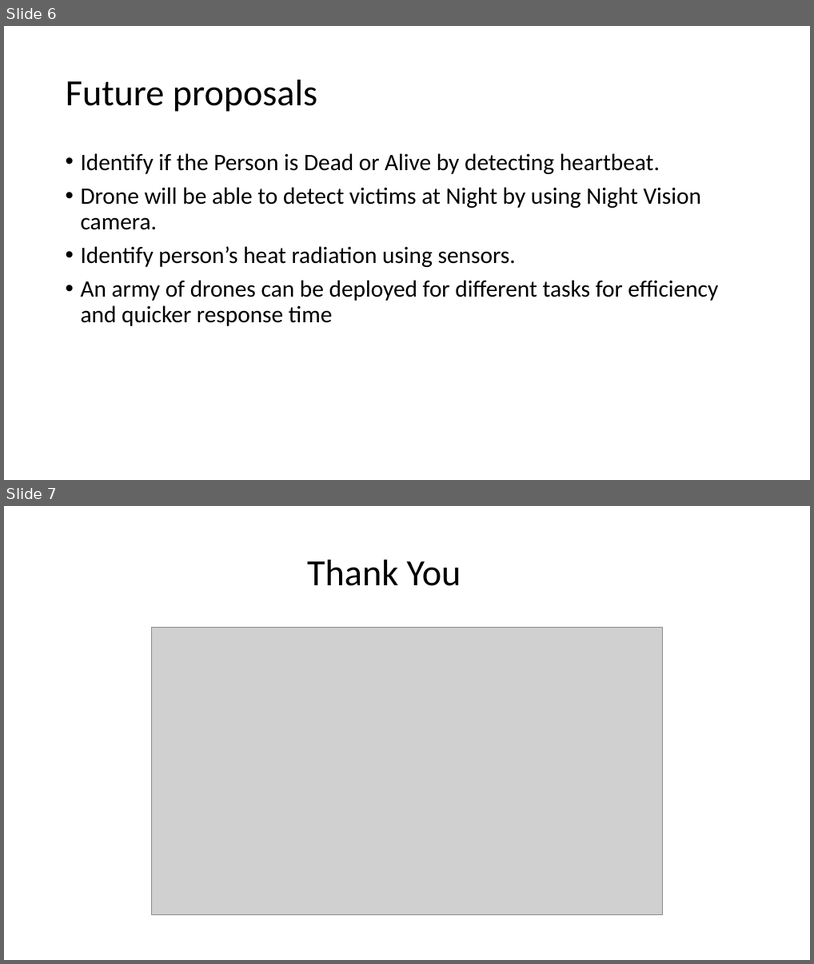
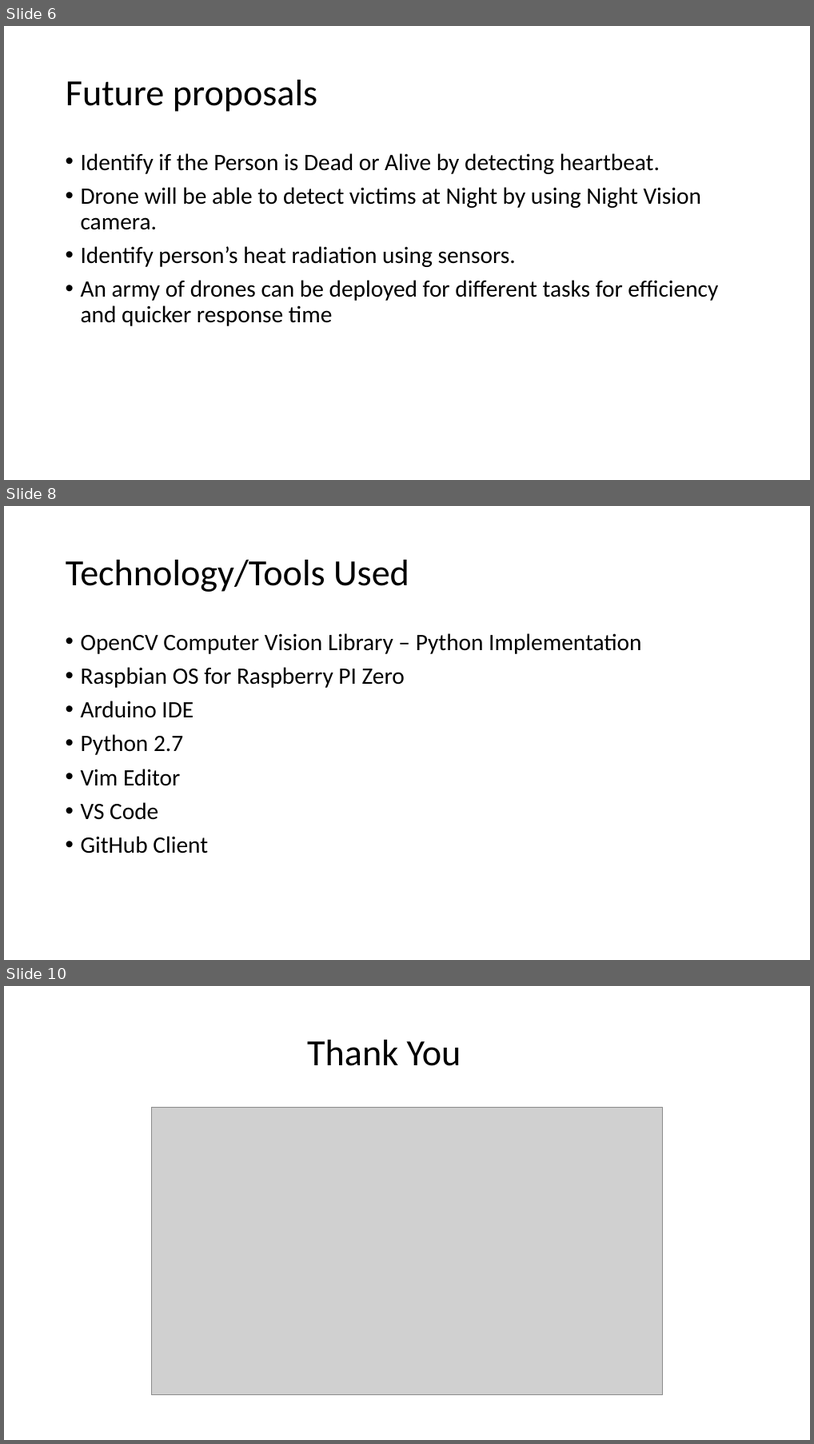
Before and after one commit to technicalrescuers/rescue_bots, a slide deck: RescueBots.ppt. Shown one above the other, each under a label of ours: slides 6 and 7 before the commit, slides 6, 8 and 10 after it; the slides between them are not shown. The pictures are 814x964 and 814x1444 pixels, drawn with LibreOffice and Linux fonts; fonts in the diff are those of the drawing; grey boxes stand for pictures. Boxes give left, top, right and bottom in pixels: in the first picture for what was removed or moved away, otherwise in the second. Text is boxed around its words. In the diff, an @@ line names an element or a change of style, - is before the commit and + after.

```diff
--- a/RescueBots.ppt
+++ b/RescueBots.ppt
@@ slide 8 added at (4, 506, 810, 960), background #FFFFFF @@
@@ title added at (66, 560, 410, 592), 44 pt, text #000000 @@
+Technology/Tools Used
@@ text added at (81, 633, 642, 853), 28 pt, text #000000 @@
+• OpenCV Computer Vision Library – Python Implementation
+• Raspbian OS for Raspberry PI Zero
+• Arduino IDE
+• Python 2.7
+• Vim Editor
+• VS Code
+• GitHub Client
@@ what was slide 7 is now slide 10 @@
```
Also in this commit, not shown: 2 other slides added.
